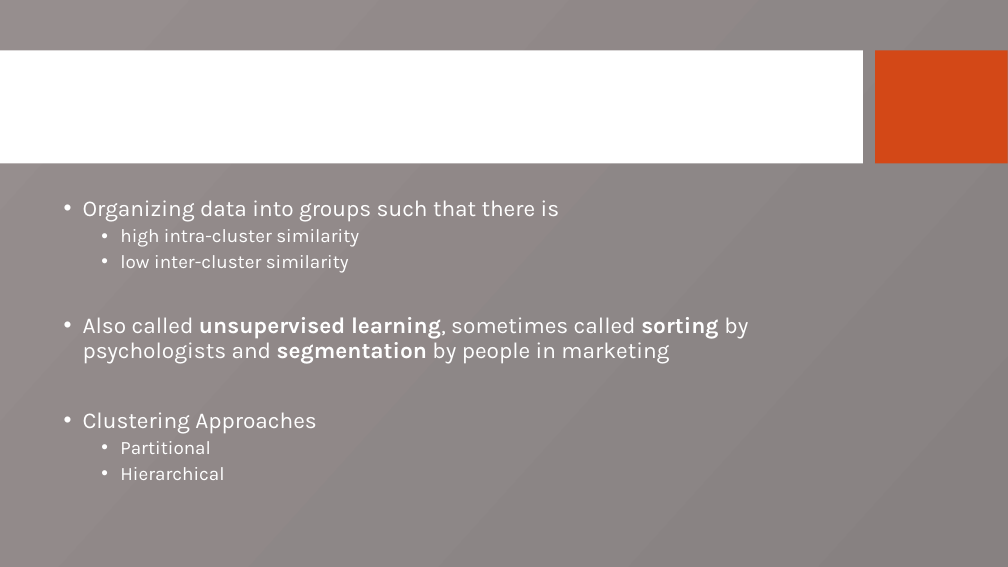
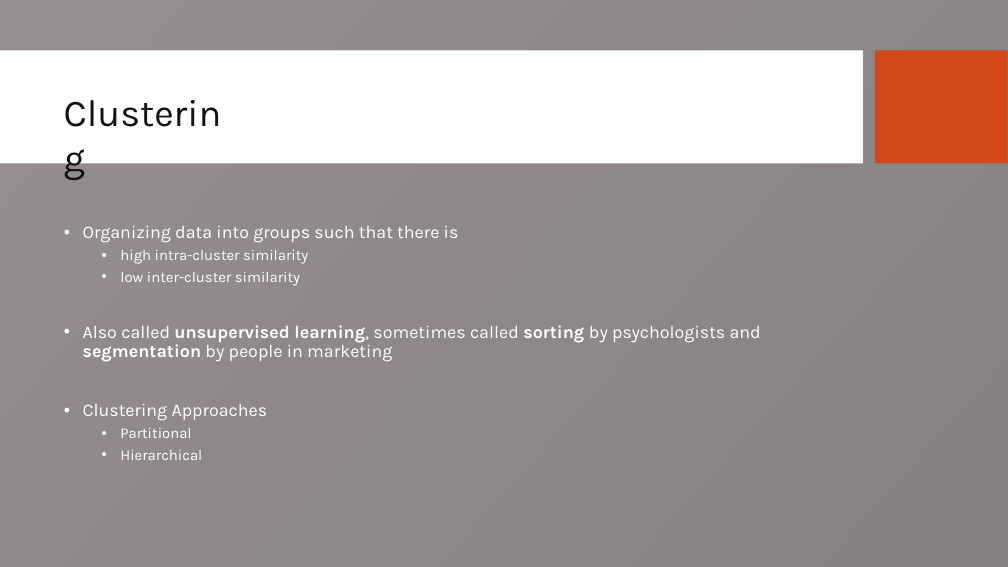
Before and after one commit to iffishells/Natural-Languag--Processing, a slide deck: slide 1 of Text-Mining/04-DocumentsClassifier/01-Clustering Overview.pptx. Drawn at 1008x567 pixels with LibreOffice and Linux fonts; fonts in the diff are those of the drawing; background and template pictures are left out. Boxes give left, top, right and bottom in pixels: in the first picture for what was removed or moved away, otherwise in the second. Text is boxed around its words. In the diff, an @@ line names an element or a change of style, - is before the commit and + after.

```diff
--- a/Text-Mining/04-DocumentsClassifier/01-Clustering Overview.pptx
+++ b/Text-Mining/04-DocumentsClassifier/01-Clustering Overview.pptx
@@ text "Clustering": place and size @@
-text "Clustering" at (83,412,190,434)
+text "Clustering" at (83,404,168,420)
@@ text "Clustering" at (83,404,168,420): text colour #FFFFFF to #111111; line spacing 0.9 to 1; vertical alignment middle to top @@
@@ text "Organizing data into groups such ..." at (83,226,761,460): size 21.6 to 17 pt in "Organizing data into groups such that there ...", "Also called unsupervised learning, sometimes called sorting ...", "Clustering Approaches"; size 18 to 14.2 pt in "high intra-cluster similarity", "low inter-cluster similarity", "Partitional", "Hierarchical" @@
```
Also in this commit, not shown: 3 other slides changed, 28 other files.
